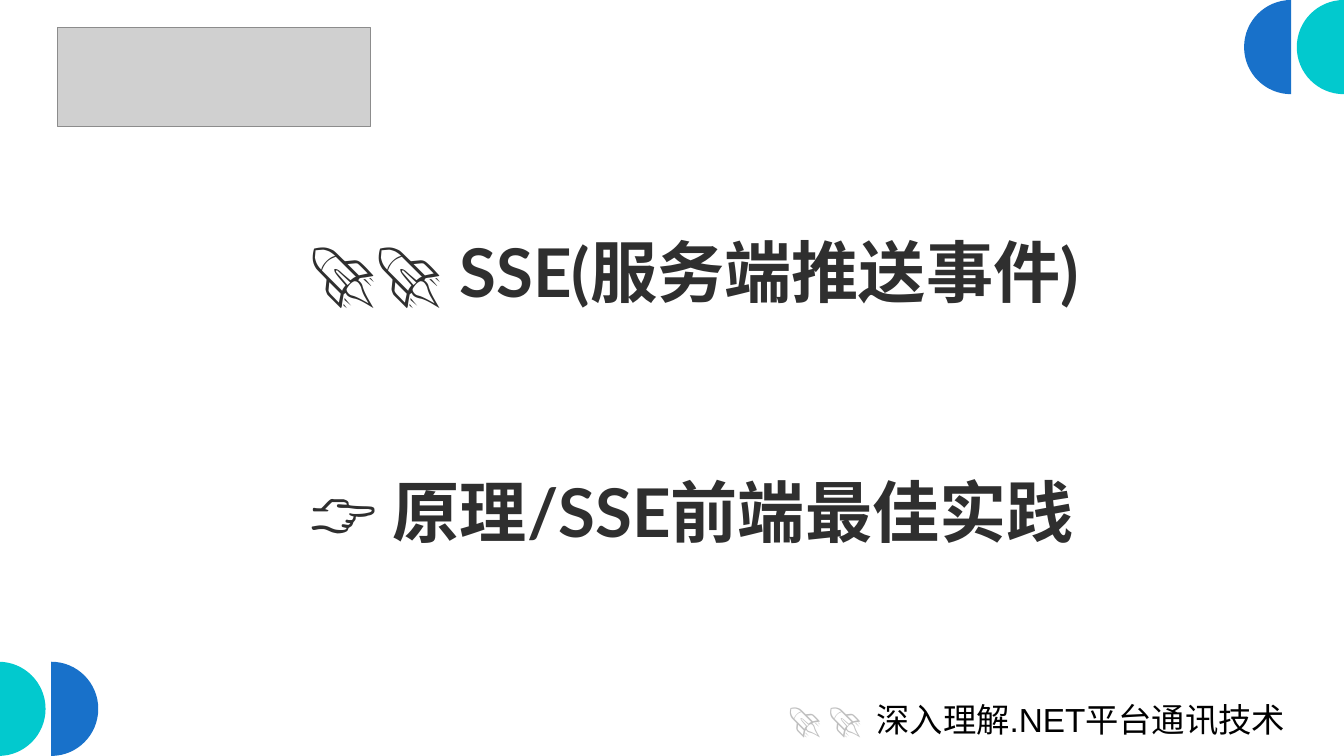
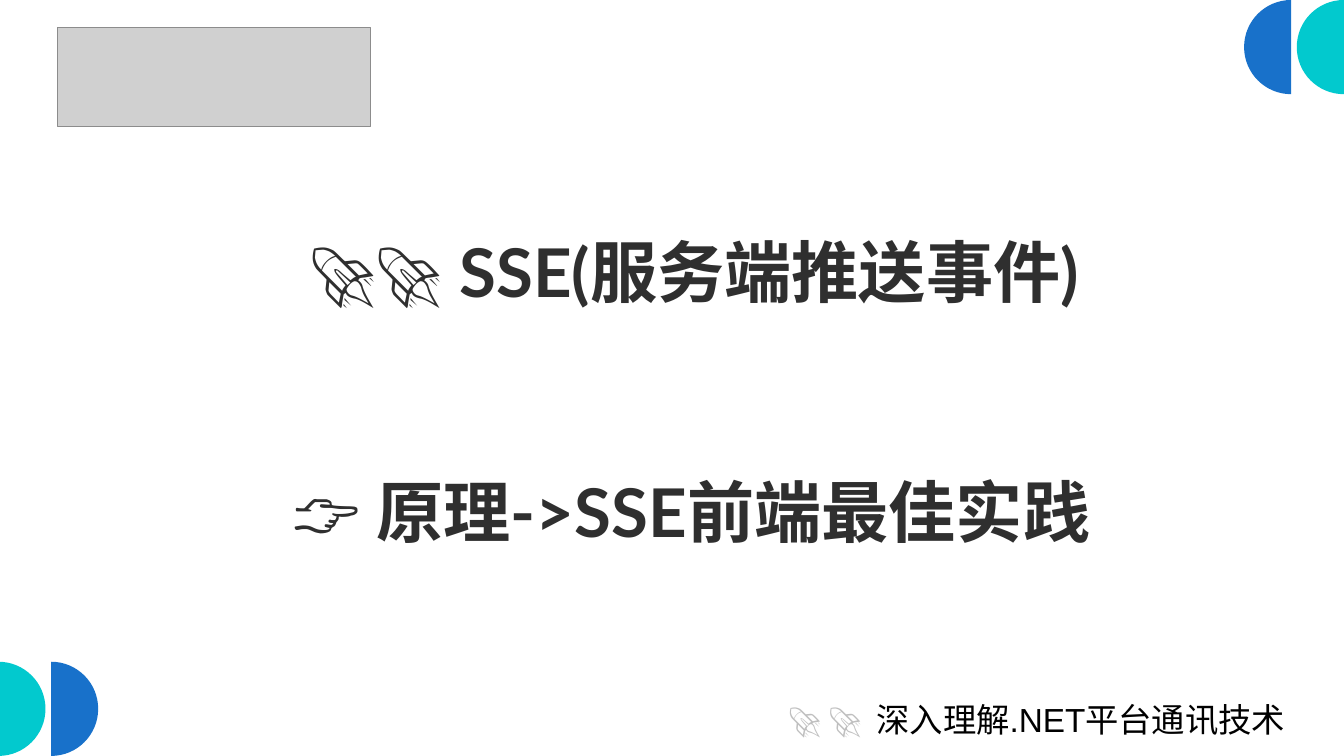
Before and after one commit to scottfly189/dotnet_net_course, a slide deck: slide 2 of src/8.SseDemo/sse_client.odp. Drawn at 1344x756 pixels with LibreOffice and Linux fonts; fonts in the diff are those of the drawing; grey boxes stand for pictures. Boxes give left, top, right and bottom in pixels: in the first picture for what was removed or moved away, otherwise in the second. Text is boxed around its words. In the diff, an @@ line names an element or a change of style, - is before the commit and + after.

```diff
--- a/src/8.SseDemo/sse_client.odp
+++ b/src/8.SseDemo/sse_client.odp
@@ title at [376, 479, 1090, 543]: text changed @@
-👉 原理/SSE前端最佳实践
+👉 原理->SSE前端最佳实践
```
Also in this commit, not shown: 16 other slides changed, 1 slide removed.
